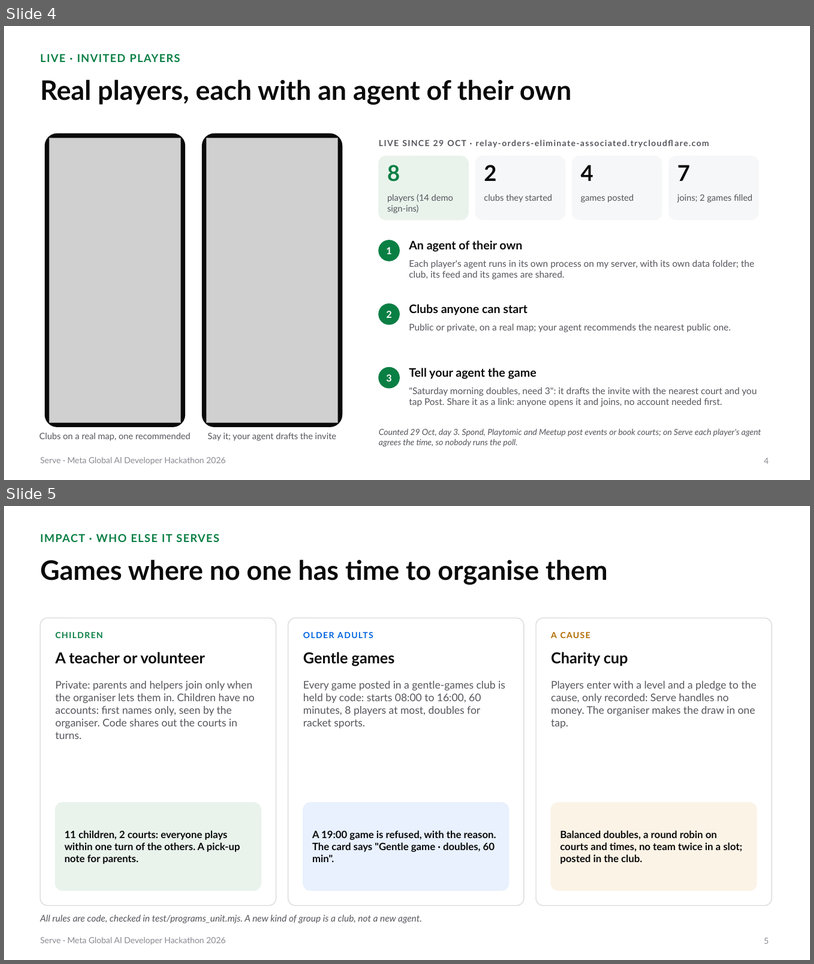
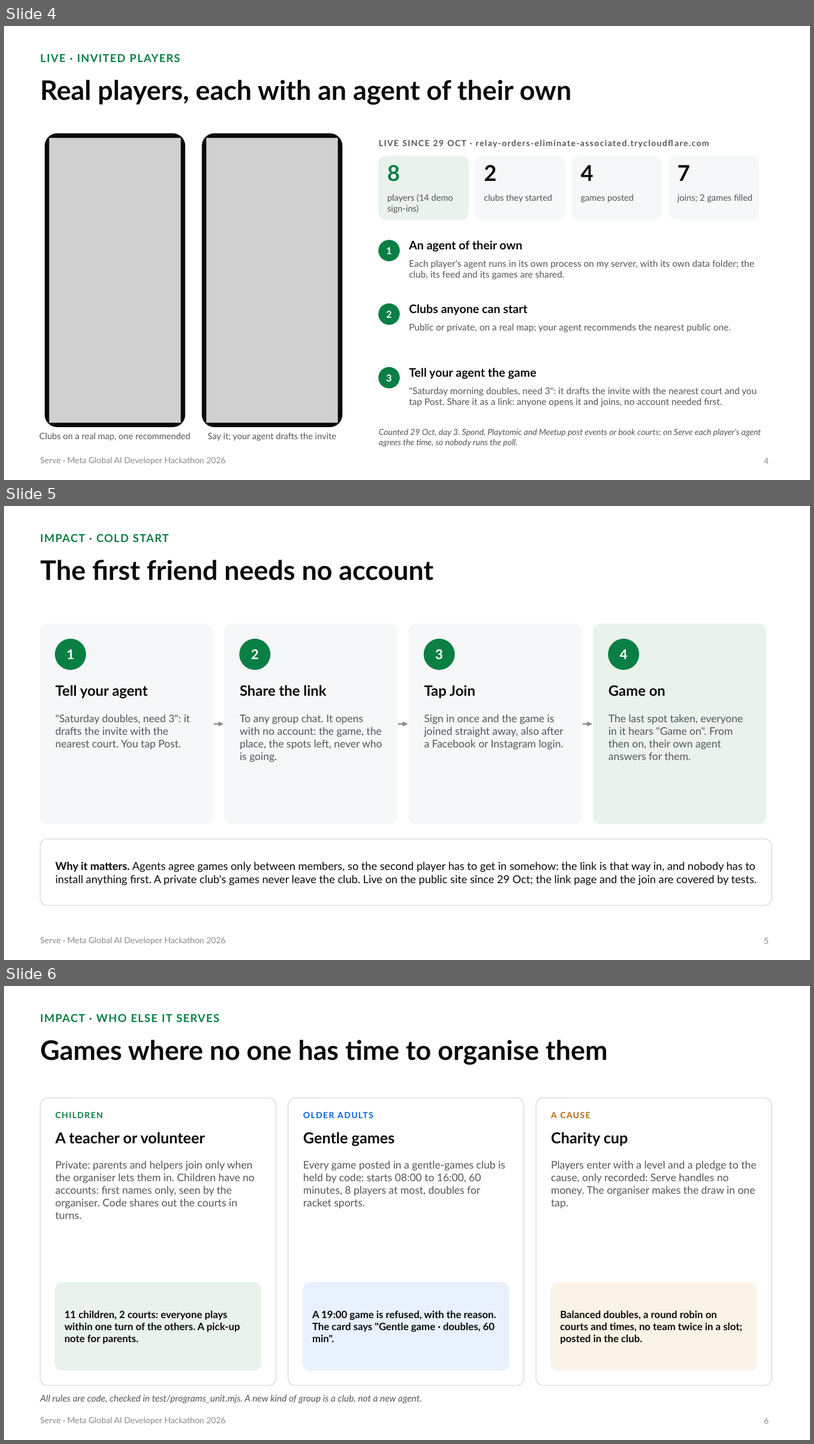
Before and after one commit to gino6178/serve-meta-hackathon, a slide deck: video/deck/Serve_Meta_deck.pptx. Shown one above the other, each under a label of ours: slides 4 and 5 before the commit, slides 4, 5 and 6 after it. The pictures are 814x964 and 814x1444 pixels, drawn with LibreOffice and Linux fonts; fonts in the diff are those of the drawing; grey boxes stand for pictures. Boxes give left, top, right and bottom in pixels: in the first picture for what was removed or moved away, otherwise in the second. Text is boxed around its words. In the diff, an @@ line names an element or a change of style, - is before the commit and + after.

```diff
--- a/video/deck/Serve_Meta_deck.pptx
+++ b/video/deck/Serve_Meta_deck.pptx
@@ slide 5 added at [4,506,810,960], background #FFFFFF; not listed: 1 template element that a slide beside it also shows @@
@@ text added at [40,534,169,542], 13 pt, text #0A7F44, bold @@
+IMPACT · COLD START
@@ title added at [40,559,434,580], 32 pt, text #0A0A0B, bold @@
+The first friend needs no account
@@ rounded rectangle added at [40,624,213,823], fill #F6F7F8, outline #F6F7F8 1 pt @@
@@ rounded rectangle added at [225,624,397,823], fill #F6F7F8, outline #F6F7F8 1 pt @@
@@ rounded rectangle added at [410,624,582,823], fill #F6F7F8, outline #F6F7F8 1 pt @@
@@ rounded rectangle added at [594,624,766,823], fill #E9F3EC, outline #E9F3EC 1 pt @@
@@ ellipse added at [56,639,86,669], fill #0A7F44, outline #0A7F44 1 pt @@
@@ text added at [66,649,74,659], 16 pt, text #FFFFFF, bold @@
+1
@@ ellipse added at [240,639,270,669], fill #0A7F44, outline #0A7F44 1 pt @@
@@ text added at [251,649,259,659], 16 pt, text #FFFFFF, bold @@
+2
@@ ellipse added at [425,639,455,669], fill #0A7F44, outline #0A7F44 1 pt @@
@@ text added at [435,649,443,659], 16 pt, text #FFFFFF, bold @@
+3
@@ ellipse added at [609,639,639,669], fill #0A7F44, outline #0A7F44 1 pt @@
@@ text added at [620,649,628,659], 16 pt, text #FFFFFF, bold @@
+4
@@ text added at [56,685,147,699], 17 pt, text #0A0A0B, bold @@
+Tell your agent
@@ text added at [240,685,326,696], 17 pt, text #0A0A0B, bold @@
+Share the link
@@ text added at [425,685,476,698], 17 pt, text #0A0A0B, bold @@
+Tap Join
@@ text added at [609,685,666,696], 17 pt, text #0A0A0B, bold @@
+Game on
@@ text added at [56,714,190,749], 12.5 pt, text #55555C @@
+"Saturday doubles, need 3": it drafts the invite with the nearest court. You tap Post.
@@ text added at [240,714,382,762], 12.5 pt, text #55555C @@
+To any group chat. It opens with no account: the game, the place, the spots left, never who is going.
@@ text added at [425,714,564,749], 12.5 pt, text #55555C @@
+Sign in once and the game is joined straight away, also after a Facebook or Instagram login.
@@ text added at [609,714,743,760], 12.5 pt, text #55555C @@
+The last spot taken, everyone in it hears "Game on". From then on, their own agent answers for them.
@@ arrow added from (214, 724) to (224, 724), #8A8A92 1.75 pt @@
@@ arrow added from (398, 724) to (408, 724), #8A8A92 1.75 pt @@
@@ arrow added from (583, 724) to (593, 724), #8A8A92 1.75 pt @@
@@ rounded rectangle added at [40,839,772,905], fill #FFFFFF, outline #DCDCE0 1 pt @@
@@ text added at [56,861,758,885], 13 pt, text #0A0A0B @@
+Why it matters. Agents agree games only between members, so the second player has to get in somehow: the link is that way in, and nobody has to install anything first. A private club's games never leave the club. Live on the public site since 29 Oct; the link page and the join are covered by tests.
@@ page number added at [764,937,769,943], 10 pt, text #8A8A92 @@
+5
@@ what was slide 5 is now slide 6 @@
@@ page number at [764,1417,769,1423]: text changed @@
-5
+6
```
Also in this commit, not shown: 8 slides changed, 1 other slide added, 2 other files.
